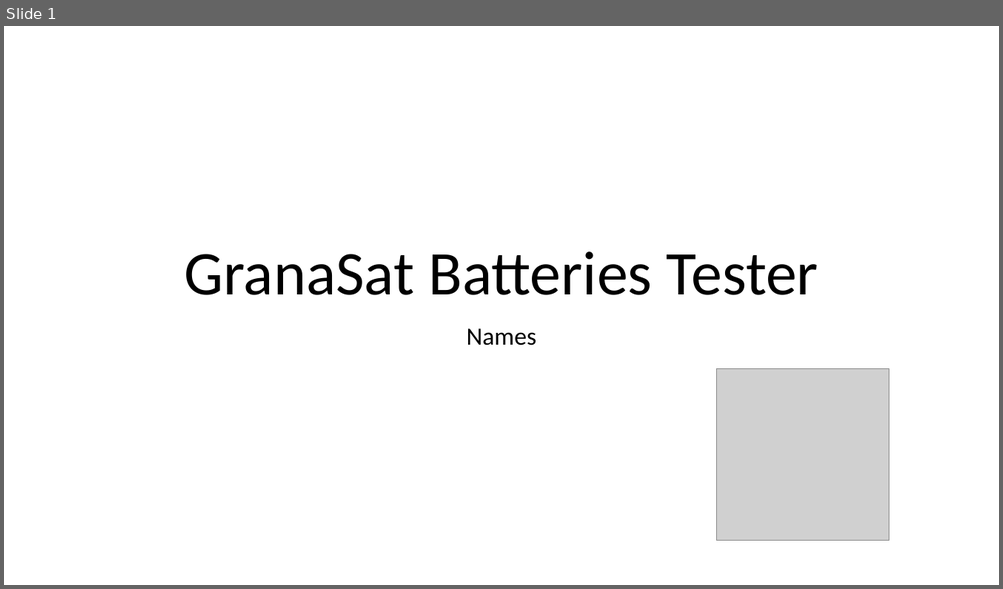
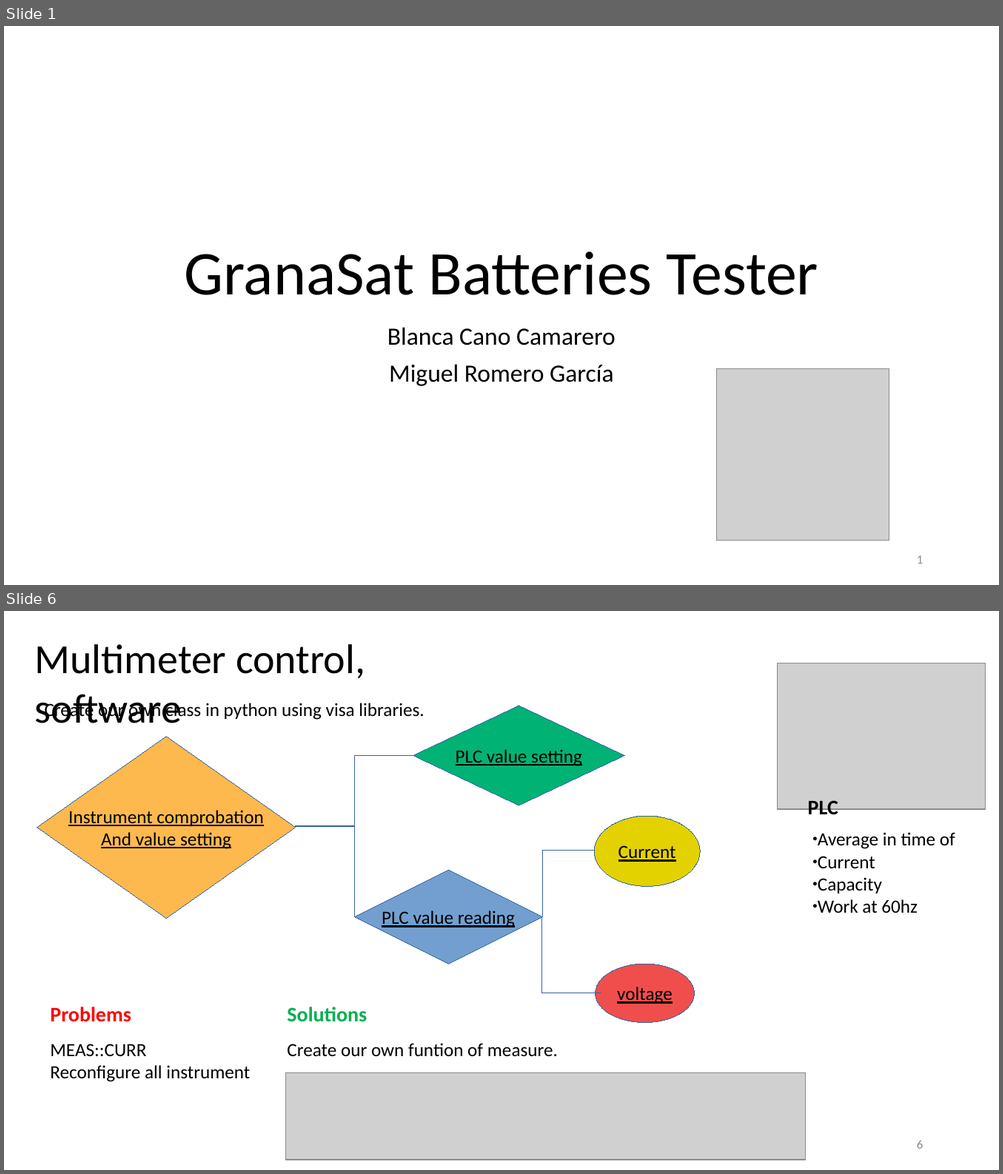
Before and after one commit to BlancaCC/granaSat_batteries, a slide deck: presentacion1/GranaSat Batteries Tester.pptx. Shown one above the other, each under a label of ours: slide 1 before the commit, slides 1 and 6 after it; the slides between them are not shown. The pictures are 1003x589 and 1003x1174 pixels, drawn with LibreOffice and Linux fonts; fonts in the diff are those of the drawing; grey boxes stand for pictures. Boxes give left, top, right and bottom in pixels: in the first picture for what was removed or moved away, otherwise in the second. Text is boxed around its words. In the diff, an @@ line names an element or a change of style, - is before the commit and + after.

```diff
--- a/presentacion1/GranaSat Batteries Tester.pptx
+++ b/presentacion1/GranaSat Batteries Tester.pptx
@@ slide 6 added at (4, 611, 999, 1170), background #FFFFFF @@
@@ text added at (35, 644, 365, 723), 40 pt, text #000000 @@
+Multimeter control, software
@@ picture added at (777, 664, 985, 809) @@
@@ text added at (45, 701, 424, 721), 18 pt, text #000000 @@
+Create our own class in python using visa libraries.
@@ freeform shape added at (413, 706, 624, 806), fill #00B274, outline #3465A4 0 pt, 18 pt, text #000000, underline @@
+PLC value setting
@@ freeform shape added at (37, 736, 295, 918), fill #FDB94D, outline #3465A4 0 pt, 18 pt, text #000000, underline @@
+Instrument comprobation
+And value setting
@@ elbow line added from (296, 826) to (413, 756), #3465A4 0 pt @@
@@ text added at (808, 800, 838, 820), 20 pt, text #000000, bold @@
+PLC
@@ elbow line added from (296, 826) to (354, 917), #3465A4 0 pt @@
@@ freeform shape added at (595, 816, 700, 886), fill #E3D200, outline #3465A4 0 pt, 18 pt, text #000000, underline @@
+Current
@@ text added at (817, 832, 955, 914), 18 pt, text #000000 @@
+● Average in time of
+● Current
+● Capacity
+● Work at 60hz
@@ elbow line added from (542, 917) to (595, 851), #3465A4 0 pt @@
@@ freeform shape added at (354, 870, 542, 964), fill #729FCF, outline #3465A4 0 pt, 18 pt, text #000000, underline @@
+PLC value reading
@@ elbow line added from (542, 917) to (601, 994), #3465A4 0 pt @@
@@ freeform shape added at (595, 964, 694, 1023), fill #F04E4D, outline #3465A4 0 pt, 18 pt, text #000000, underline @@
+voltage
@@ text added at (50, 1007, 131, 1022), 20 pt, text #FF0000, bold @@
+Problems
@@ text added at (287, 1007, 367, 1022), 20 pt, text #00B050, bold @@
+Solutions
@@ text added at (50, 1044, 250, 1082), 18 pt, text #000000 @@
+MEAS::CURR
+Reconfigure all instrument
@@ text added at (287, 1043, 558, 1057), 18 pt, text #000000 @@
+Create our own funtion of measure.
@@ picture added at (286, 1073, 805, 1161) @@
@@ page number added at (916, 1141, 922, 1149), 12 pt, text #8C8C8C @@
+6
@@ slide 1 changed as well @@
@@ subtitle at (387, 327, 615, 386): text changed @@
-Names
+Blanca Cano Camarero
+Miguel Romero García
@@ page number added at (916, 556, 922, 564), 12 pt, text #8C8C8C @@
+1
```
Also in this commit, not shown: 2 other slides changed, 5 other slides added, 13 slides removed, 2 other files.
